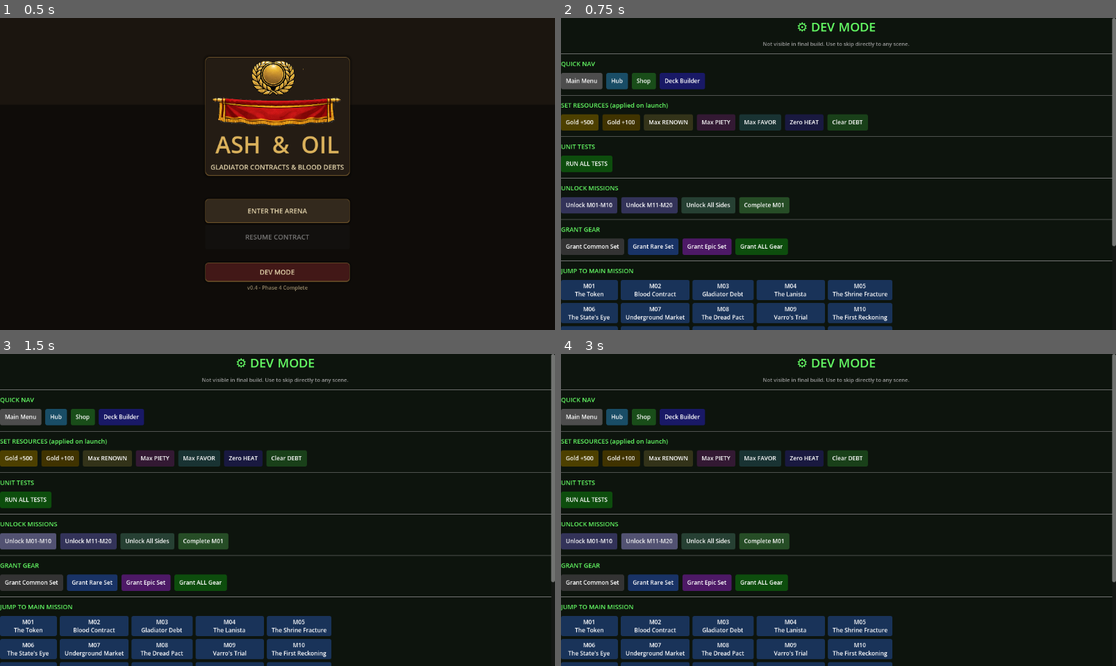
Above: before the commit, frames 1-4 (two rows, left to right).
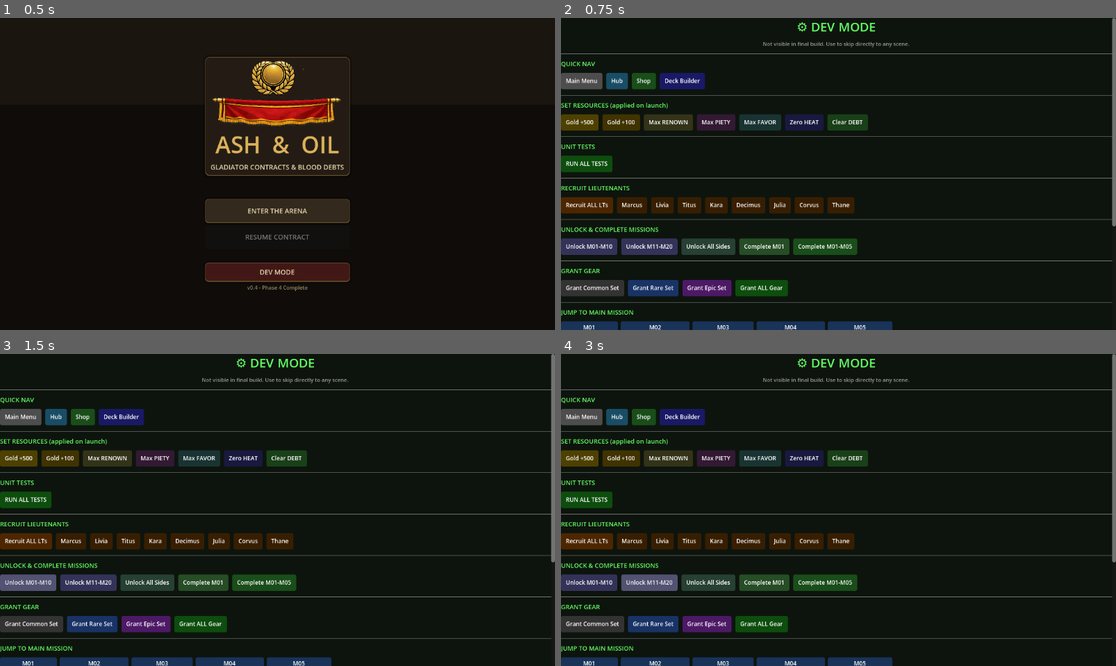
Above: after the commit, the same moments.

Repository: StoveGodCooks/ash-oil
Game: Godot game, scene res://scenes/Main.tscn
The game is run twice, just before and just after one commit, with the same random seed, the same clock (stepped at 60 frames per second) and the same inputs.
Inputs (mouse positions are in pixels of both pictures, inside the frame that each line leads up to):
- Up to frame 1 (0.5 s): no input
- Up to frame 2 (0.75 s): click "DEV MODE" at 0.5 s
- Up to frame 3 (1.5 s): click "Unlock M01-M10" at 1.25 s
- Up to frame 4 (3 s): click (588, 541) at 2 s, where only the run after the commit has a clickable "Recruit ALL LTs"; click "Unlock M11-M20" at 2.75 s

Frame 1 is identical in both runs. In frame 2, 14% of the frame differs, in the area x 0-100%, y 53-100%; in frame 3, 14%; in frame 4, 14%.

Commit message:
fix: lieutenant recruitment, gear names, gear equip UI, unit tile names
- DevMenu: 'Complete M01' now routes through MissionManager (fixes LT recruitment)
- DevMenu: added 'Recruit ALL LTs' button + individual per-LT recruit buttons
- DevMenu: added 'Complete M01-M05' quick-progression button
- MainHub: gear loadout now shows cycle buttons per slot (weapon/armor/accessory)
- MainHub: gear slot labels show proper gear name from CardManager, not raw ID
- MainHub: squad list shows full lieutenant name (e.g. 'Marcus the Veteran')
- CombatUI: unit tiles show full lieutenant name instead of key ('MARCUS THE VETERAN')
- CombatUI: _get_lt_display() also uses full name
- All 667 tests passing

Diff:
--- a/scripts/ui/CombatUI.gd
+++ b/scripts/ui/CombatUI.gd
@@ -1931,22 +1931,25 @@
 		if lt_idx >= active_lt.size():
 			_set_unit_card_ui(player_party_cards[slot_idx], "Empty", 0, 1, 0, false)
 			continue
-		var lt_unit_name := str(active_lt[lt_idx]).to_upper()
+		var lt_key := str(active_lt[lt_idx])
+		var lt_data: Dictionary = CardManager.get_lieutenant(lt_key)
+		var lt_display_name := lt_data.get("name", lt_key).to_upper()
 		if lt_idx == 0:
-			_set_unit_card_ui(player_party_cards[slot_idx], lt_unit_name, lt_hp, lt_max_hp, lt_armor, true)
+			_set_unit_card_ui(player_party_cards[slot_idx], lt_display_name, lt_hp, lt_max_hp, lt_armor, true)
 		else:
-			var lt_data: Dictionary = CardManager.get_lieutenant(str(active_lt[lt_idx]))
 			var est_hp := int(lt_data.get("hp", 25))
 			var est_armor := int(lt_data.get("armor", 0))
-			_set_unit_card_ui(player_party_cards[slot_idx], lt_unit_name, est_hp, est_hp, est_armor, true)
+			_set_unit_card_ui(player_party_cards[slot_idx], lt_display_name, est_hp, est_hp, est_armor, true)
 
 func _get_champion_display() -> String:
 	return "CHAMPION\nHP %d/%d  ARM %d\nWarrior Stance" % [champion_hp, champion_max_hp, champion_armor]
 
 func _get_lt_display() -> String:
+	var lt_data := CardManager.get_lieutenant(lt_name)
+	var display := lt_data.get("name", lt_name) if not lt_data.is_empty() else lt_name
 	if lt_hp <= 0:
-		return "%s [DOWN]" % lt_name
-	return "%s\n❤ %d/%d  🛡 %d" % [lt_name, lt_hp, lt_max_hp, lt_armor]
+		return "%s [DOWN]" % display
+	return "%s\n❤ %d/%d  🛡 %d" % [display, lt_hp, lt_max_hp, lt_armor]
 
 func _update_all_ui() -> void:
 	var hp_before := last_ui_champion_hp
--- a/scripts/ui/DevMenu.gd
+++ b/scripts/ui/DevMenu.gd
@@ -72,15 +72,29 @@
 
 	vbox.add_child(_sep())
 
+	# ── Recruit Lieutenants ──
+	_section(vbox, "RECRUIT LIEUTENANTS")
+	var lt_row = HBoxContainer.new()
+	lt_row.add_theme_constant_override("separation", 8)
+	lt_row.size_flags_horizontal = Control.SIZE_EXPAND_FILL
+	vbox.add_child(lt_row)
+	lt_row.add_child(_btn("Recruit ALL LTs", Color(0.3, 0.15, 0.0), func(): _recruit_all_lts()))
+	for lt_id in CardManager.lieutenants_data.keys():
+		lt_row.add_child(_btn(lt_id, Color(0.22, 0.12, 0.0),
+			func(_id = lt_id): GameState.recruit_lieutenant(_id)))
+
+	vbox.add_child(_sep())
+
 	# ── Unlock All Missions ──
-	_section(vbox, "UNLOCK MISSIONS")
+	_section(vbox, "UNLOCK & COMPLETE MISSIONS")
 	var unlock_row = HBoxContainer.new()
 	unlock_row.add_theme_constant_override("separation", 8)
 	vbox.add_child(unlock_row)
-	unlock_row.add_child(_btn("Unlock M01-M10", Color(0.2,0.2,0.35), func(): _unlock_range("M", 1, 10)))
-	unlock_row.add_child(_btn("Unlock M11-M20", Color(0.2,0.2,0.35), func(): _unlock_range("M", 11, 20)))
-	unlock_row.add_child(_btn("Unlock All Sides",Color(0.15,0.25,0.2),func(): _unlock_sides()))
-	unlock_row.add_child(_btn("Complete M01",   Color(0.15,0.3,0.15), func(): GameState.complete_mission("M01")))
+	unlock_row.add_child(_btn("Unlock M01-M10",  Color(0.2,0.2,0.35), func(): _unlock_range("M", 1, 10)))
+	unlock_row.add_child(_btn("Unlock M11-M20",  Color(0.2,0.2,0.35), func(): _unlock_range("M", 11, 20)))
+	unlock_row.add_child(_btn("Unlock All Sides", Color(0.15,0.25,0.2), func(): _unlock_sides()))
+	unlock_row.add_child(_btn("Complete M01",     Color(0.15,0.3,0.15), func(): MissionManager.complete_mission("M01")))
+	unlock_row.add_child(_btn("Complete M01-M05", Color(0.1,0.3,0.1),   func(): _complete_range(1, 5)))
 
 	vbox.add_child(_sep())
 
@@ -214,6 +228,16 @@
 func _grant_all_gear() -> void:
 	for gear_id in CardManager.gear_data:
 		GameState.add_gear(gear_id)
+
+func _recruit_all_lts() -> void:
+	for lt_id in CardManager.lieutenants_data.keys():
+		GameState.recruit_lieutenant(lt_id)
+
+func _complete_range(from: int, to: int) -> void:
+	for i in range(from, to + 1):
+		var mid := "M%02d" % i
+		GameState.unlock_mission(mid)
+		MissionManager.complete_mission(mid)
 
 func _unlock_sides() -> void:
 	for sid in ["S01","S02","S03","S04","S05","S06","S07","S08","S09","S10","S11","S12","S13","S14","S15"]:
--- a/scripts/ui/MainHub.gd
+++ b/scripts/ui/MainHub.gd
@@ -194,8 +194,44 @@
 	UITheme.style_header(title, UITheme.FONT_SUBHEADER, true)
 	box.add_child(title)
 
+	# One cycle row per slot
+	for slot in ["weapon", "armor", "accessory"]:
+		var row := HBoxContainer.new()
+		row.add_theme_constant_override("separation", 4)
+		box.add_child(row)
+
+		var slot_lbl := Label.new()
+		slot_lbl.text = slot.capitalize() + ":"
+		slot_lbl.custom_minimum_size = Vector2(72, 0)
+		UITheme.style_body(slot_lbl, UITheme.FONT_BODY)
+		row.add_child(slot_lbl)
+
+		var prev_btn := Button.new()
+		prev_btn.text = "◀"
+		prev_btn.custom_minimum_size = Vector2(28, 28)
+		prev_btn.add_theme_font_size_override("font_size", 12)
+		row.add_child(prev_btn)
+
+		var name_lbl := Label.new()
+		name_lbl.size_flags_horizontal = Control.SIZE_EXPAND_FILL
+		name_lbl.horizontal_alignment = HORIZONTAL_ALIGNMENT_CENTER
+		name_lbl.autowrap_mode = TextServer.AutowrapMode.AUTOWRAP_OFF
+		UITheme.style_body(name_lbl, UITheme.FONT_BODY)
+		name_lbl.name = "gear_name_%s" % slot
+		row.add_child(name_lbl)
+
+		var next_btn := Button.new()
+		next_btn.text = "▶"
+		next_btn.custom_minimum_size = Vector2(28, 28)
+		next_btn.add_theme_font_size_override("font_size", 12)
+		row.add_child(next_btn)
+
+		prev_btn.pressed.connect(func(_s = slot): _cycle_gear(_s, -1))
+		next_btn.pressed.connect(func(_s = slot): _cycle_gear(_s, +1))
+
 	gear_label = Label.new()
 	gear_label.autowrap_mode = TextServer.AutowrapMode.AUTOWRAP_WORD
+	gear_label.visible = false   # kept for compat, hidden in favour of row labels
 	UITheme.style_body(gear_label, UITheme.FONT_BODY)
 	box.add_child(gear_label)
 	return panel
@@ -291,6 +327,7 @@
 		character_state_panel.refresh()
 	squad_label.text = _squad_text()
 	gear_label.text = _gear_text()
+	_refresh_gear_labels()
 	relationship_label.text = _relationship_text()
 	_refresh_missions()
 
@@ -413,23 +450,52 @@
 
 func _squad_text() -> String:
 	var lines: Array[String] = []
-	for lt_name in GameState.lieutenant_data.keys():
-		var lt: Dictionary = GameState.lieutenant_data[lt_name]
+	for lt_id in GameState.lieutenant_data.keys():
+		var lt: Dictionary = GameState.lieutenant_data[lt_id]
 		if bool(lt.get("recruited", false)):
-			var state := "ACTIVE" if lt_name in GameState.active_lieutenants else "BENCH"
-			lines.append("%s  Lv%d  Loyalty %d  [%s]" % [lt_name, int(lt.get("level", 1)), int(lt.get("loyalty", 0)), state])
+			var state := "ACTIVE" if lt_id in GameState.active_lieutenants else "BENCH"
+			var full_name: String = CardManager.get_lieutenant(lt_id).get("name", lt_id)
+			lines.append("%s  Lv%d  Loyalty %d  [%s]" % [full_name, int(lt.get("level", 1)), int(lt.get("loyalty", 0)), state])
 	if lines.is_empty():
 		return "No recruited squad members."
 	return "\n".join(lines)
 
+func _gear_name(slot: String) -> String:
+	var gear_id := str(GameState.equipped_gear.get(slot, ""))
+	if gear_id == "":
+		return "— None —"
+	var gear := CardManager.get_gear(gear_id)
+	return gear.get("name", gear_id) if not gear.is_empty() else gear_id
+
 func _gear_text() -> String:
-	var w := str(GameState.equipped_gear.get("weapon", ""))
-	var a := str(GameState.equipped_gear.get("armor", ""))
-	var x := str(GameState.equipped_gear.get("accessory", ""))
-	if w == "": w = "None"
-	if a == "": a = "None"
-	if x == "": x = "None"
-	return "Weapon: %s\nArmor: %s\nAccessory: %s" % [w, a, x]
+	return "Weapon: %s\nArmor: %s\nAccessory: %s" % [
+		_gear_name("weapon"), _gear_name("armor"), _gear_name("accessory")]
+
+func _cycle_gear(slot: String, direction: int) -> void:
+	# Collect all owned gear for this slot
+	var owned: Array = []
+	for gear_id in GameState.gear_inventory:
+		var g := CardManager.get_gear(gear_id)
+		if g.get("slot", "") == slot:
+			if gear_id not in owned:
+				owned.append(gear_id)
+	if owned.is_empty():
+		return
+	var current := str(GameState.equipped_gear.get(slot, ""))
+	var idx := owned.find(current)
+	# -1 means nothing equipped — cycle to first or last
+	var next_idx := wrapi(idx + direction, -1, owned.size())
+	if next_idx == -1:
+		GameState.equipped_gear[slot] = ""
+	else:
+		GameState.equip_gear(slot, owned[next_idx])
+	_refresh_gear_labels()
+
+func _refresh_gear_labels() -> void:
+	for slot in ["weapon", "armor", "accessory"]:
+		var lbl := find_child("gear_name_%s" % slot, true, false) as Label
+		if lbl:
+			lbl.text = _gear_name(slot)
 
 func _relationship_text() -> String:
 	var cult := GameState.get_faction_alignment("Cult")
